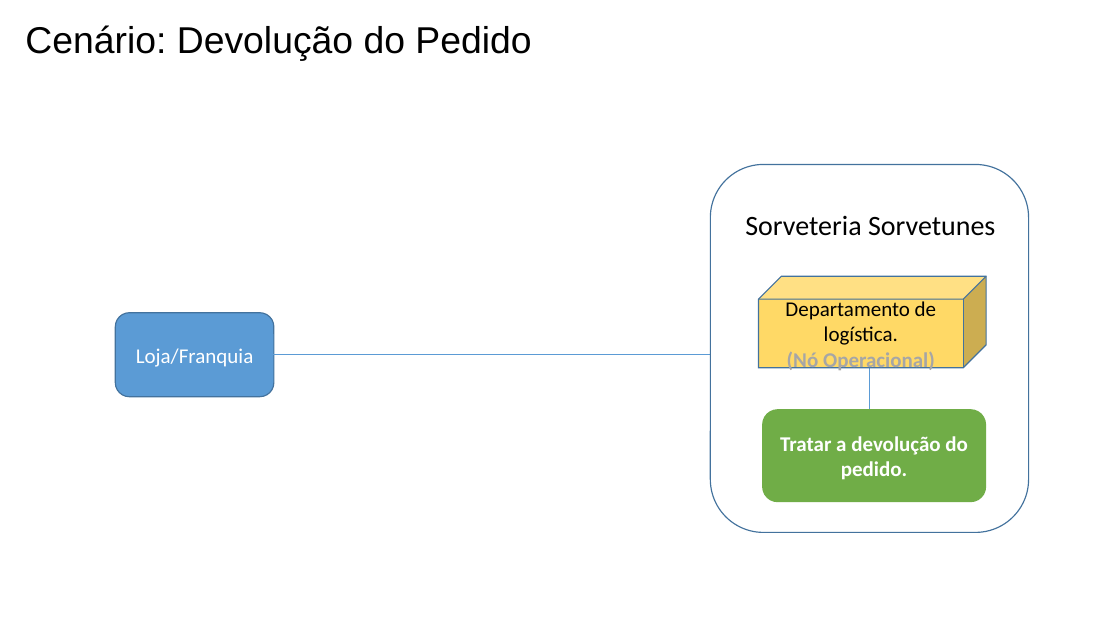
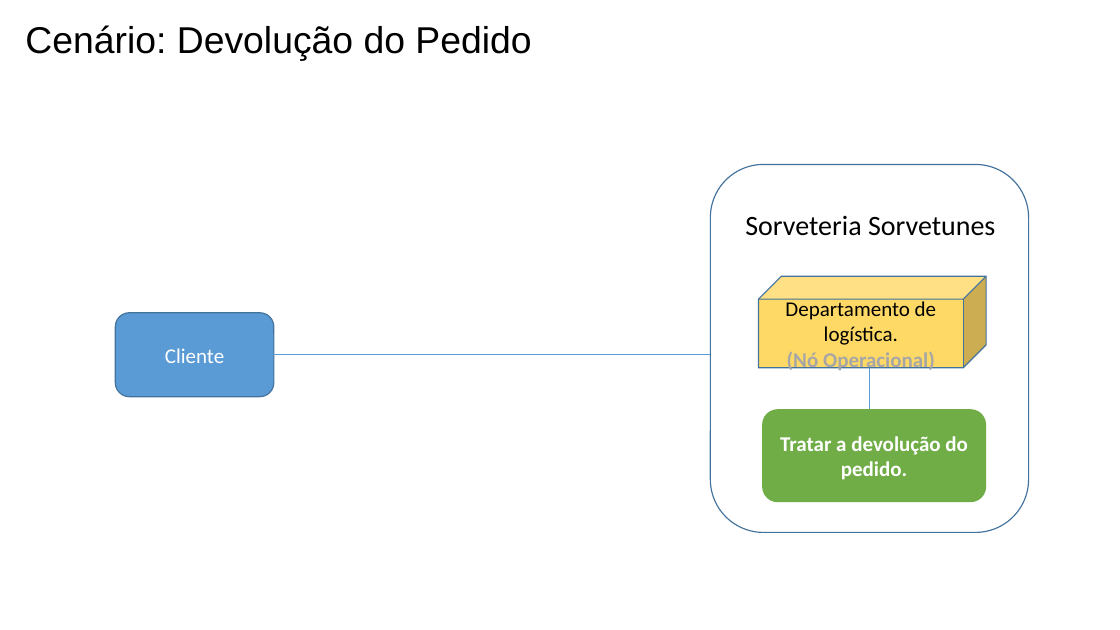
Before and after one commit to maapsystem/MaapSystem, a slide deck: slide 7 of artefatos/15-Arquitetura de Negócio para cada Cenário.pptx. Drawn at 1120x630 pixels with LibreOffice and Linux fonts; fonts in the diff are those of the drawing. Boxes give left, top, right and bottom in pixels: in the first picture for what was removed or moved away, otherwise in the second. Text is boxed around its words. In the diff, an @@ line names an element or a change of style, - is before the commit and + after.

```diff
--- a/artefatos/15-Arquitetura de Negócio para cada Cenário.pptx
+++ b/artefatos/15-Arquitetura de Negócio para cada Cenário.pptx
@@ text in rounded rectangle at (165, 348, 224, 363): text changed @@
-Loja/Franquia
+Cliente
```
Also in this commit, not shown: 6 other slides changed, 2 other files.
